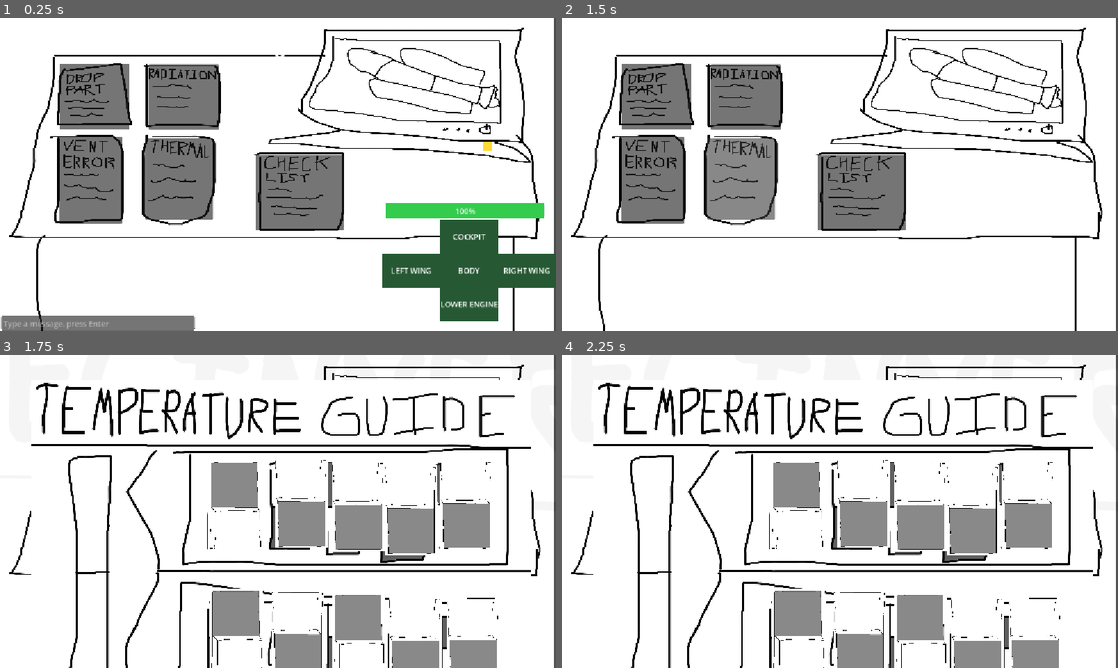
Above: before the commit, frames 1-4 (two rows, left to right).
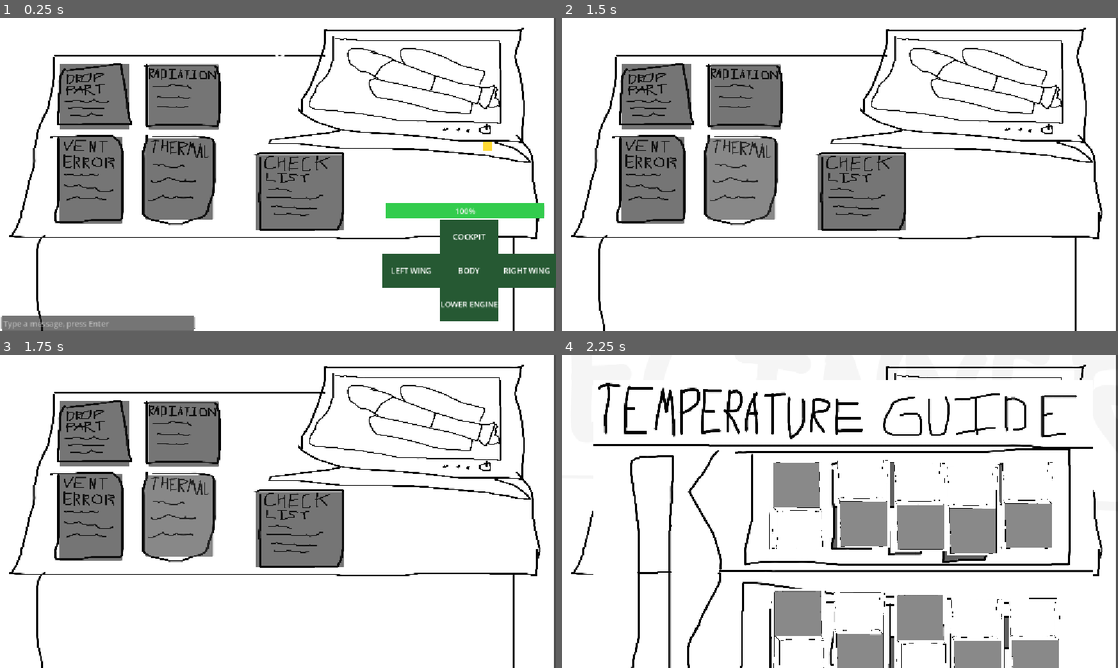
Above: after the commit, the same moments.

Repository: Milkprovidescalcium/game-jam-2026
Game: Godot game, scene res://scenes/ground_control/ground_control_nico.tscn
Two runs of this game, one before a commit and one after it. Both use one fixed random seed, a clock stepped at 60 frames per second and the inputs below. This scene is started directly instead of the project's main scene. The engine's default icon, where the game draws it, is replaced by a stand-in: a white triangle on a blue panel in a dark square.
Inputs (mouse positions are in pixels of both pictures, inside the frame that each line leads up to):
- Up to frame 1 (0.25 s): no input
- Up to frame 2 (1.5 s): click (662, 324) at 0.52 s; type "12" at 0.6 s; click (739, 177) at 1.25 s
- Up to frame 3 (1.75 s): no input
- Up to frame 4 (2.25 s): click (745, 433) at 2 s

Frames 1-2 are identical in both runs. In frame 3, 32% of the frame differs, in the area x 5-96%, y 8-100%; in frame 4, nothing differs.

Commit message:
added sound effect for paper I think

Diff:
--- a/scenes/ground_control/checklist_node.gd
+++ b/scenes/ground_control/checklist_node.gd
@@ -16,7 +16,18 @@
 	sprite.position.x = ORIGINX
 	sprite.position.y = ORIGINY
 
+	add_child(audio_player)
+	audio_player.stream = paper_sound
 
+
+@onready var audio_player: AudioStreamPlayer = AudioStreamPlayer.new()
+var paper_sound = preload("res://audio/sfx/picking up paper.mp3")
+
+
+func play_paper_sound() -> void:
+	print("sound")
+	audio_player.stream = paper_sound
+	audio_player.play(0.2)
 
 var ORIGINX = 190
 var ORIGINY = 3800
@@ -28,6 +39,7 @@
 
 
 func move_to_screen() -> void:
+	play_paper_sound()
 	print("sprite moved")
 	var tween := create_tween()
 	tween.tween_property(sprite, "position", Vector2(ONSCREENX, ONSCREENY), TWEENSPEED)
--- a/scenes/ground_control/ground_control_nico.tscn
+++ b/scenes/ground_control/ground_control_nico.tscn
@@ -347,23 +347,23 @@
 
 [node name="NorthCoord" type="Label" parent="InstructionsNode/ParentTexture/Coords" unique_id=1361705087]
 z_index = 999
-offset_left = -814.0654
-offset_top = -108.0
-offset_right = 975.9155
-offset_bottom = 1259.0
+offset_left = -745.6648
+offset_top = -68.0
+offset_right = 1044.3162
+offset_bottom = 1299.0
 theme_override_colors/font_color = Color(0, 0, 0, 1)
-theme_override_font_sizes/font_size = 400
+theme_override_font_sizes/font_size = 350
 text = "100
 "
 
 [node name="EastCord" type="Label" parent="InstructionsNode/ParentTexture/Coords" unique_id=1306430378]
 z_index = 999
-offset_left = 211.94604
-offset_top = -137.0
-offset_right = 2001.927
-offset_bottom = 1230.0
+offset_left = 250.48169
+offset_top = -107.0
+offset_right = 2040.4626
+offset_bottom = 1260.0
 theme_override_colors/font_color = Color(0, 0, 0, 1)
-theme_override_font_sizes/font_size = 400
+theme_override_font_sizes/font_size = 350
 text = "100
 "
 
--- a/scenes/ground_control/instructions_node.gd
+++ b/scenes/ground_control/instructions_node.gd
@@ -13,6 +13,24 @@
 
 
 @onready var canvas: CanvasLayer = $CanvasLayer
+
+
+@onready var audio_player: AudioStreamPlayer = AudioStreamPlayer.new()
+
+var paper_sound = preload("res://audio/sfx/picking up paper.mp3")
+var paper_putdown = preload("res://audio/sfx/paper put down.mp3")
+
+
+
+
+func play_paper_sound() -> void:
+	audio_player.stream = paper_sound
+	audio_player.play(0.2) #idk why its 0.2 just dont change
+
+func play_paper_putdown() -> void:
+	audio_player.stream = paper_putdown
+	audio_player.play(0.2)
+
 
 func _ready() -> void:
 	#makes all the sprite's y value get like pivoted to the bottom instead of the middle
@@ -29,6 +47,7 @@
 	radiation.hide()
 	coords.hide()
 
+	add_child(audio_player)
 
 	randomize_from_seed(12345)
 
@@ -37,8 +56,9 @@
 
 var ONSCREENX = 190
 var ONSCREENY = 1800
-var TWEENSPEED = 0.25
+var TWEENSPEED = 0.5
 var onScreen = false;
+
 
 
 var rng := RandomNumberGenerator.new()
@@ -73,6 +93,8 @@
 
 
 func move_to_screen() -> void:
+	play_paper_sound()
+
 	print("sprite moved")
 	var tween := create_tween()
 	tween.tween_property(parent, "position", Vector2(ONSCREENX, ONSCREENY), TWEENSPEED)
@@ -83,6 +105,7 @@
 
 
 func move_down() -> void:
+	play_paper_putdown()
 	print("moved down")
 	var tween := create_tween()
 	tween.tween_property(parent, "position", Vector2(ORIGINX, ORIGINY), TWEENSPEED)
@@ -95,6 +118,7 @@
 	knobs.hide()
 	switches.hide()
 	radiation.hide()
+	coords.hide()
 
 
 var scroll_speed = 50
Not shown, added: audio/sfx/paper put down.mp3.import
Not shown, added: audio/sfx/picking up paper.mp3.import
Not shown, added: audio/sfx/paper put down.mp3
Not shown, added: audio/sfx/picking up paper.mp3
